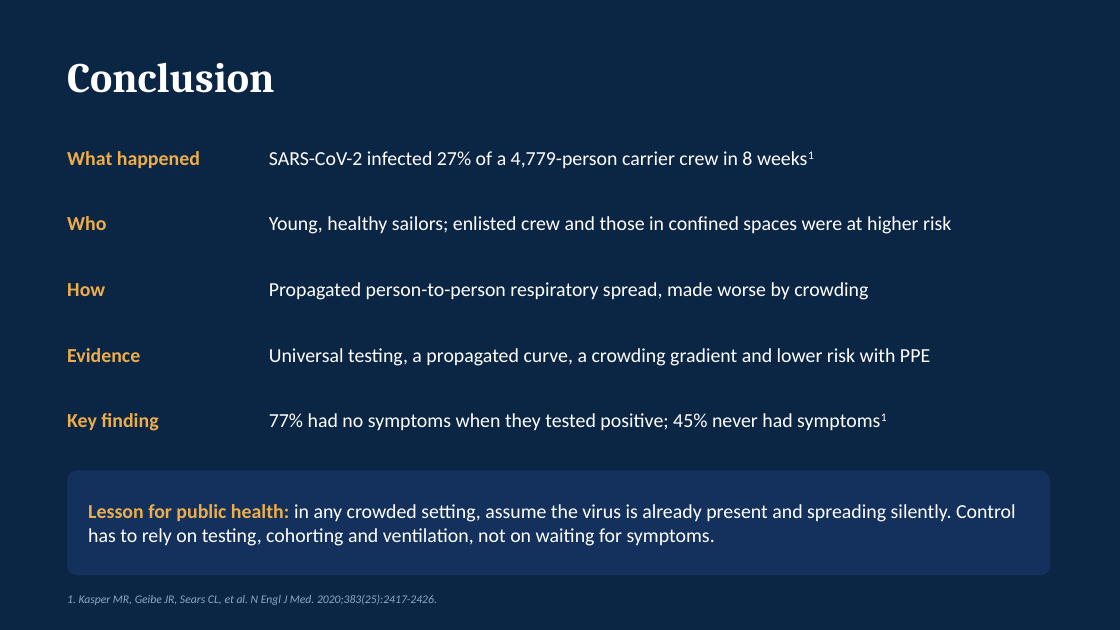
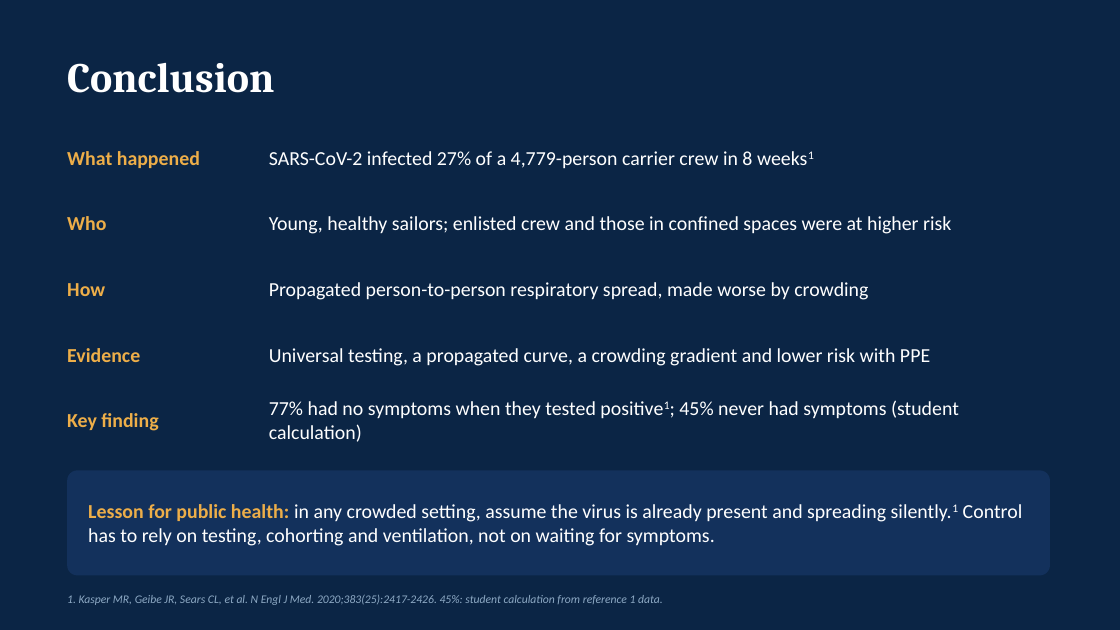
Before and after one commit to adebowa96/Research, a slide deck: slide 20 of Outbreak_of_the_Day/Covid19_Aircraft_Carrier_Outbreak.pptx. Drawn at 1120x630 pixels with LibreOffice and Linux fonts; fonts in the diff are those of the drawing. Boxes give left, top, right and bottom in pixels: in the first picture for what was removed or moved away, otherwise in the second. Text is boxed around its words. In the diff, an @@ line names an element or a change of style, - is before the commit and + after.

```diff
--- a/Outbreak_of_the_Day/Covid19_Aircraft_Carrier_Outbreak.pptx
+++ b/Outbreak_of_the_Day/Covid19_Aircraft_Carrier_Outbreak.pptx
@@ text at box(269, 400, 959, 442): text changed @@
-77% had no symptoms when they tested positive; 45% never had symptoms1
+77% had no symptoms when they tested positive1; 45% never had symptoms (student calculation)
@@ text at box(88, 504, 1023, 546): text changed @@
-Lesson for public health: in any crowded setting, assume the virus is already present and spreading silently. Control has to rely on testing, cohorting and ventilation, not on waiting for symptoms.
+Lesson for public health: in any crowded setting, assume the virus is already present and spreading silently.1 Control has to rely on testing, cohorting and ventilation, not on waiting for symptoms.
@@ text at box(67, 595, 663, 605): text changed @@
-1. Kasper MR, Geibe JR, Sears CL, et al. N Engl J Med. 2020;383(25):2417-2426.
+1. Kasper MR, Geibe JR, Sears CL, et al. N Engl J Med. 2020;383(25):2417-2426. 45%: student calculation from reference 1 data.
```
Also in this commit, not shown: 7 other slides changed.
